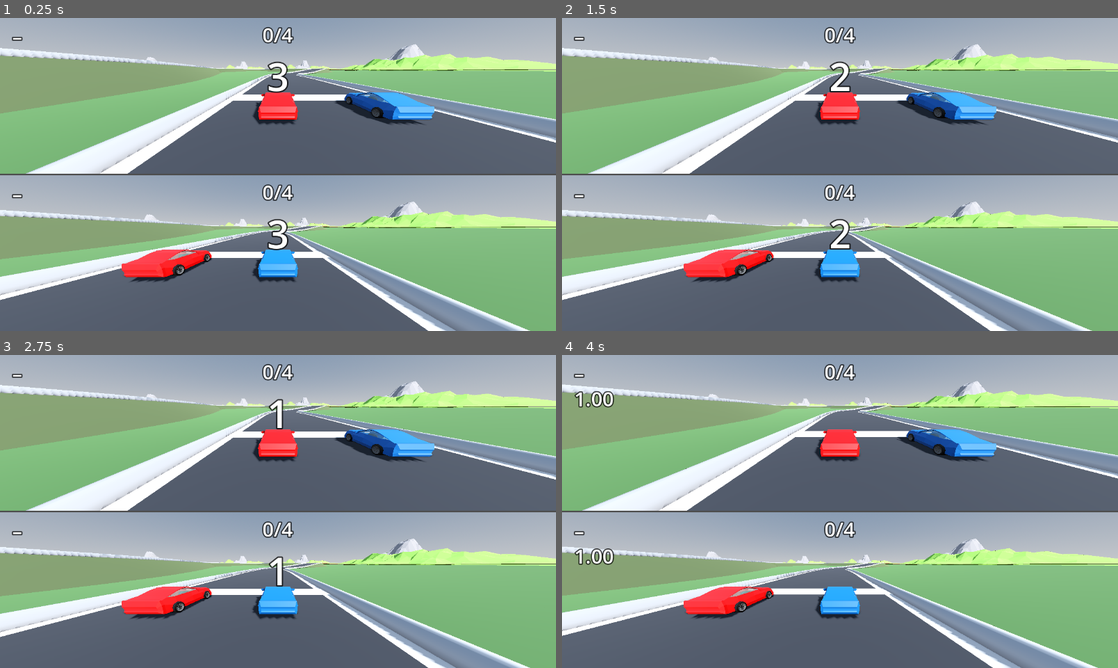
Above: before the commit, frames 1-4 (two rows, left to right).
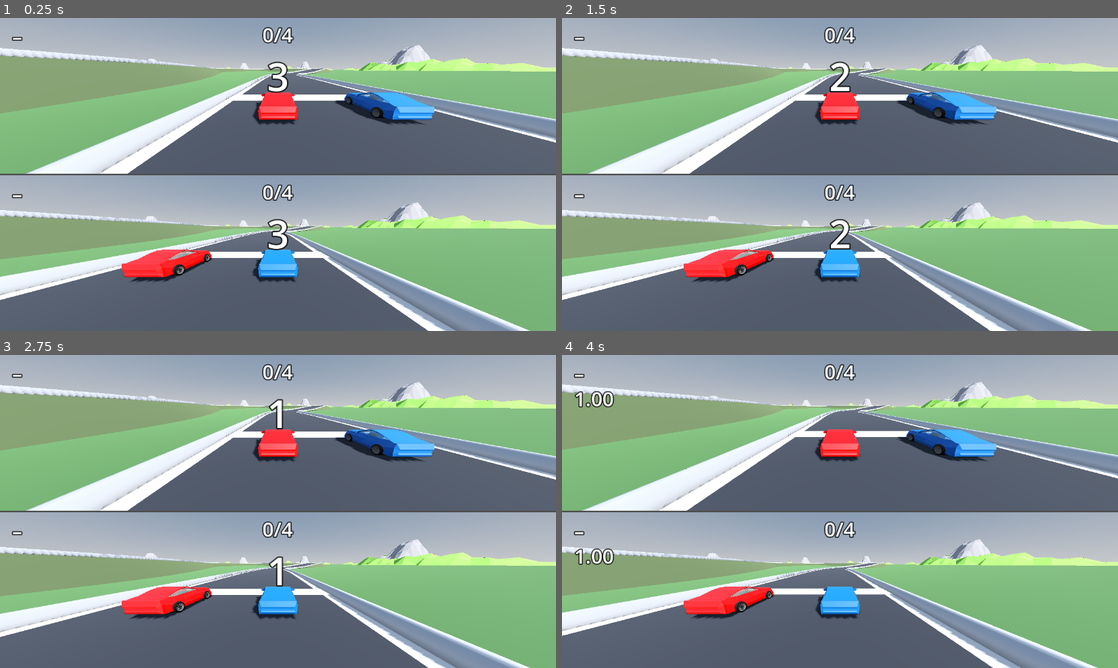
Above: after the commit, the same moments.

Repository: erte-del/2p-racing-game
Game: Godot game, scene res://scenes/main.tscn
The game is run twice, just before and just after one commit, with the same random seed, the same clock (stepped at 60 frames per second) and the same inputs.
Inputs:
- Up to frame 1 (0.25 s): no input
- Up to frame 2 (1.5 s): tap Enter at 0.5 s; tap Space at 1.25 s
- Up to frame 3 (2.75 s): no input
- Up to frame 4 (4 s): tap Enter at 2.75 s

The runs differ from the first frame. In frame 1, 2.0% of the frame differs, in the area x 26-100%, y 8-68%; in frame 2, 2.0%; in frame 3, 2.0%; in frame 4, 2.0%.

Commit message:
Sink the surrounding hills deeper to hide their cut edges
An island is a cut-out piece of ground, so wherever its surface crosses
the ground plane there is a seam. Sunk shallowly that seam fell on the
gentle outer slope and read as a ring round the foot of each hill.

Sinking further lands the seam high up where the terrain is steep enough
to hide it. The islands are enlarged to keep the hills tall, which also
makes them overlap into a continuous range instead of a row of separate
lumps.

Still clear of every course: the nearest island edge is 429 m from the
origin and the furthest a course reaches is about 300 m, leaving 127 m at
the tightest across seven seeds.

Co-Authored-By: Claude Opus 5 <noreply@anthropic.com>

Diff:
--- a/scripts/surroundings.gd
+++ b/scripts/surroundings.gd
@@ -19,16 +19,18 @@
 ## 480 m half-extent, and an island is about 290 m across at this scale.
 @export var ring_radius := 900.0
 @export var radius_jitter := 110.0
-@export var island_scale := 210.0
+@export var island_scale := 245.0
 @export var scale_jitter := 0.3
 ## How far to sink the islands into the ground plane.
 ##
-## This has to clear the lake, not just the rim. Each island's water is a
-## single plate most of its width, sitting about a sixteenth of the way up it;
-## left above ground level, ten of them ring the horizon and are seen edge-on
-## from beneath as a dark band across the sky. Dropping the waterline below the
-## ground hides them and leaves the hills.
-@export var sink := 24.0
+## This has to clear two things. The lake is a single plate most of an
+## island's width, about a sixteenth of the way up it; above ground level, ten
+## of them ring the horizon and are seen edge-on from beneath as a dark band.
+## And the island is a cut-out piece of ground, so wherever its surface crosses
+## the ground plane there is a visible seam. Sunk shallowly that seam falls on
+## the gentle outer slope and reads as a ring round the foot of each hill;
+## deeper, it lands high up where the terrain is steep and disappears.
+@export var sink := 52.0
 @export var layout_seed := 20260902
 
 var _meshes: Dictionary = {}
Not shown, changed: README.md
